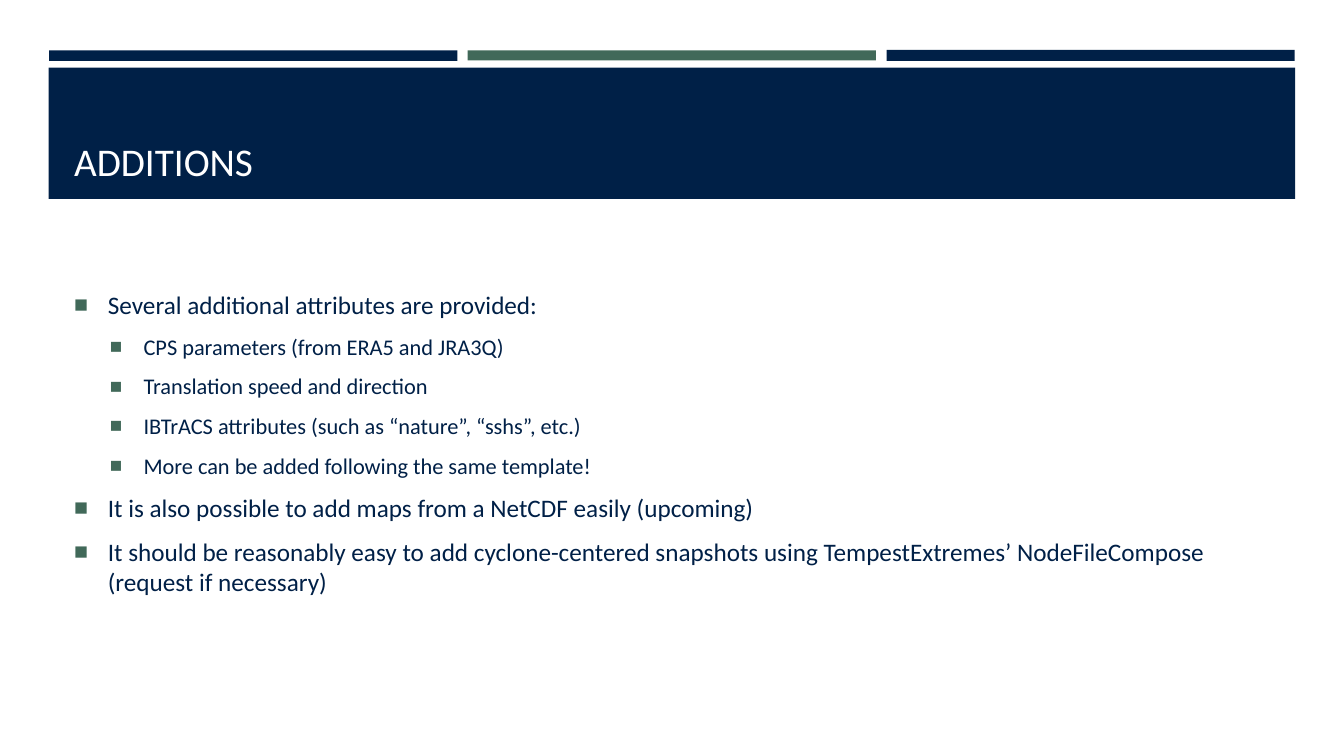
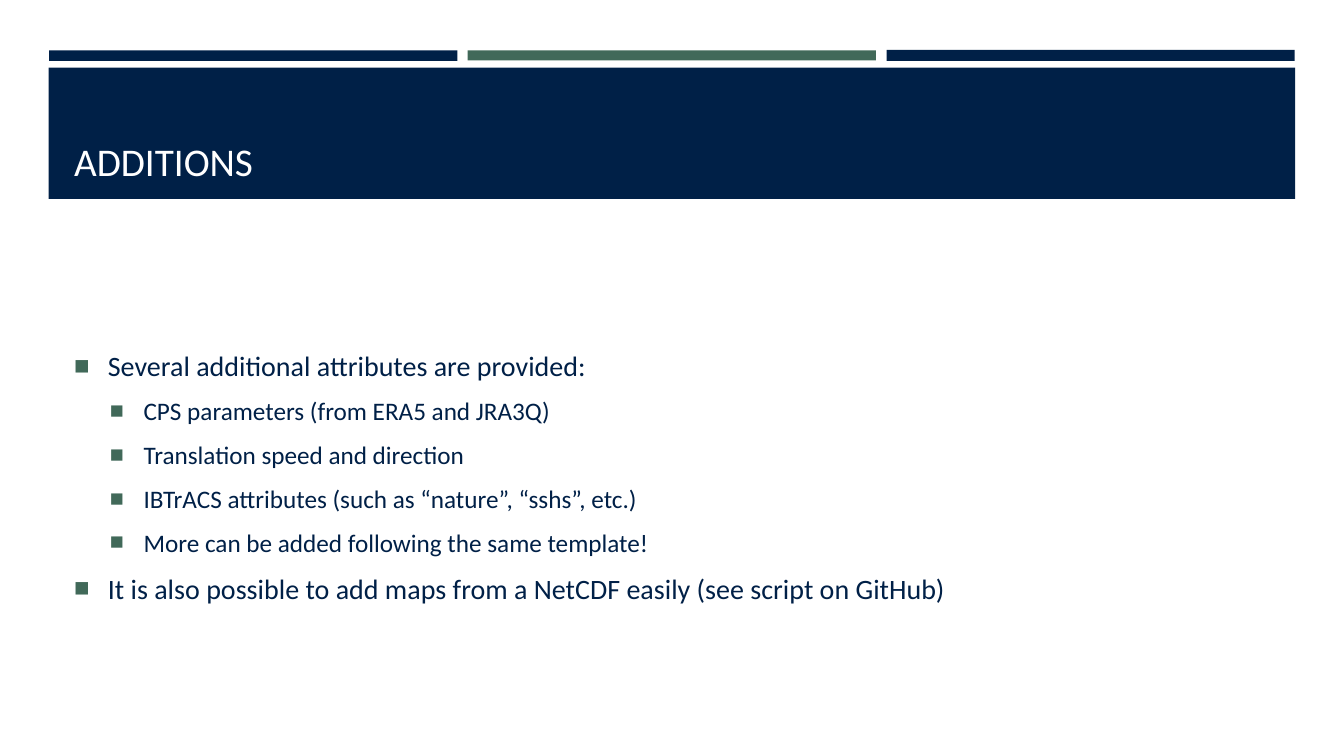
Before and after one commit to Huracan-project/extended-ibtracs, a slide deck: slide 11 of extended_ibtracs.pptx (slide 10 before the commit). Drawn at 1344x756 pixels with LibreOffice and Linux fonts; fonts in the diff are those of the drawing. Boxes give left, top, right and bottom in pixels: in the first picture for what was removed or moved away, otherwise in the second. Text is boxed around its words. In the diff, an @@ line names an element or a change of style, - is before the commit and + after.

Commit message:
Update presentation

```diff
--- a/extended_ibtracs.pptx
+++ b/extended_ibtracs.pptx
@@ text at [108,356,649,557]: size 18 to 20 pt in "Several additional attributes are provided:"; size 16 to 18 pt in "CPS parameters (from ERA5 and JRA3Q)", "Translation speed and direction", "IBTrACS attributes (such as “nature”, “sshs”, etc.)", "More can be added following the same ..." @@
@@ text at [108,578,945,604]: text changed; size 18 to 20 pt @@
-■ It is also possible to add maps from a NetCDF easily (upcoming)
-■ It should be reasonably easy to add cyclone-centered snapshots using TempestExtremes’ NodeFileCompose (request if necessary)
+■ It is also possible to add maps from a NetCDF easily (see script on GitHub)
```
Also in this commit, not shown: 1 other slide changed, 4 slides added, 3 slides removed.
